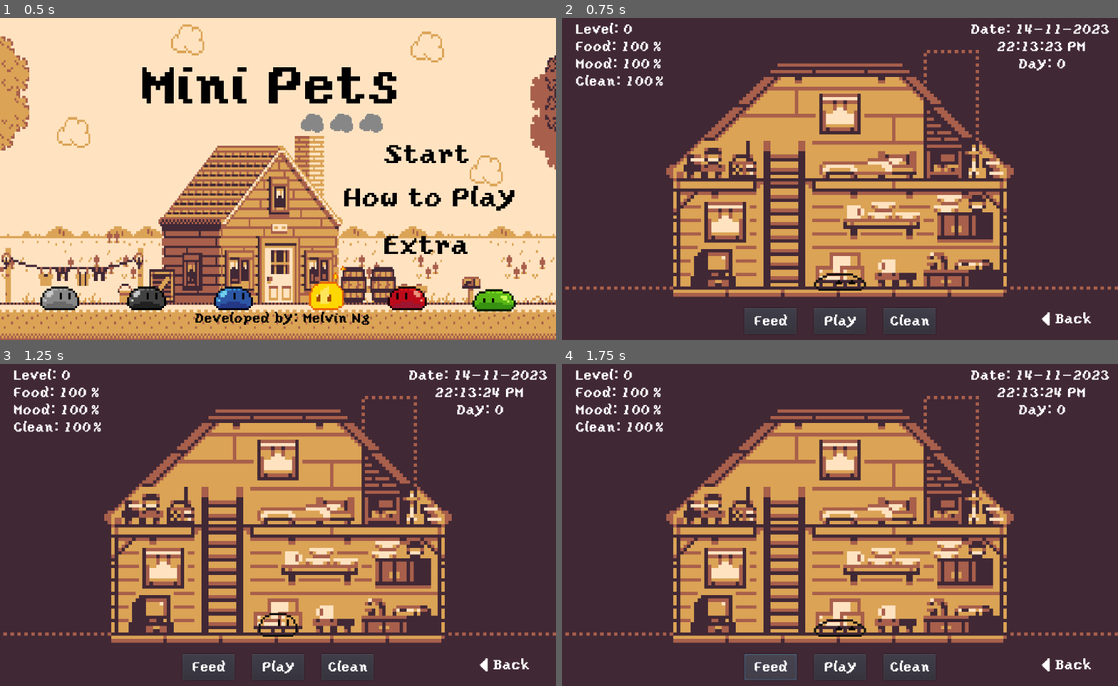
Above: before the commit, frames 1-4 (two rows, left to right).
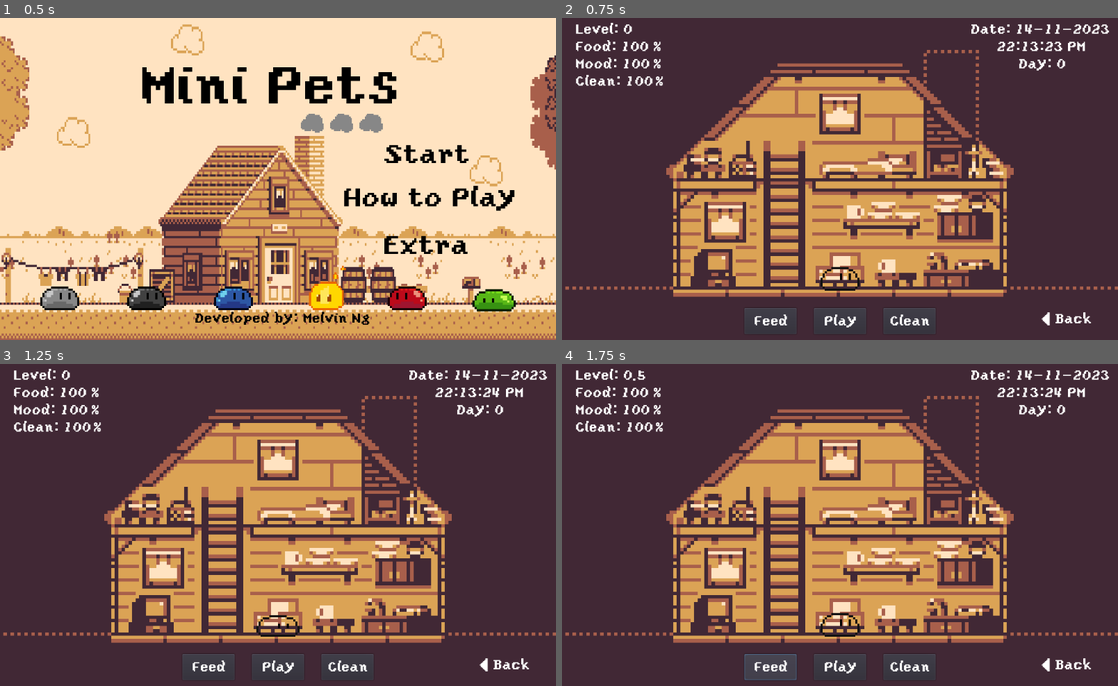
Above: after the commit, the same moments.

Repository: melvincwng/mini-pets
Game: Godot game, scene res://Scenes/MainMenu.tscn
The game is run twice, just before and just after one commit, with the same random seed, the same clock (stepped at 60 frames per second) and the same inputs.
Inputs:
- Up to frame 1 (0.5 s): no input
- Up to frame 2 (0.75 s): click "Start" at 0.5 s
- Up to frame 3 (1.25 s): no input
- Up to frame 4 (1.75 s): click "Feed" at 1.25 s

Frame 1 is identical in both runs. In frame 2, 0.2% of the frame differs, in the area x 45-55%, y 77-85%; in frame 3, 0.2%; in frame 4, 0.2%, in the area x 12-55%, y 1-85%.

Commit message:
Implement Signal.gd script & Connect the feed-button & MainScene.tscn

Diff:
--- /dev/null
+++ b/Scenes/Feed button.gd
@@ -0,0 +1,12 @@
+extends Button
+
+# Called when the node enters the scene tree for the first time.
+func _ready():
+	pass # Replace with function body.
+
+# Called every frame. 'delta' is the elapsed time since the previous frame.
+func _process(delta):
+	pass
+
+func _on_Feed_button_pressed():
+	Signal.emit_signal("feed_pet")
--- a/Scenes/MainScene.gd
+++ b/Scenes/MainScene.gd
@@ -1,14 +1,24 @@
 extends Node2D
+
+var level = 0 # need to save this variable
 
 onready var dateLabel = $Date
 onready var timeLabel = $Time
 onready var dayLabel = $Day
-onready var startDay = OS.get_unix_time()
+onready var levelLabel = $Level
+onready var startDay = OS.get_unix_time() # need to find a way to store this... so the system knows how to calculate the number of days the pet has been growing
 
 # Called when the node enters the scene tree for the first time.
 func _ready():
-	pass # Replace with function body.
+	Signal.connect("feed_pet", self, "increase_level")
+	Signal.connect("play_pet", self, "increase_level")
+	Signal.connect("clean_pet", self, "increase_level")
 
+func increase_level():
+	level += 0.5
+	var levelString = "Level: " + str(level)
+	levelLabel.clear()
+	levelLabel.set_text(levelString)
 
 # Called every frame. 'delta' is the elapsed time since the previous frame.
 func _process(delta):
--- a/Scenes/MainScene.tscn
+++ b/Scenes/MainScene.tscn
@@ -10,6 +10,7 @@
 [ext_resource path="res://Font/yoster-island.regular.ttf" type="DynamicFontData" id=8]
 [ext_resource path="res://Scenes/MainScene.gd" type="Script" id=9]
 [ext_resource path="res://Scenes/Back button.gd" type="Script" id=10]
+[ext_resource path="res://Scenes/Feed button.gd" type="Script" id=11]
 
 [sub_resource type="SpriteFrames" id=1]
 animations = [ {
@@ -85,7 +86,6 @@
 position = Vector2( 512, 440 )
 scale = Vector2( 4, 4 )
 frames = SubResource( 1 )
-frame = 2
 playing = true
 __meta__ = {
 "_edit_lock_": true
@@ -94,12 +94,11 @@
 [node name="Level" type="RichTextLabel" parent="."]
 margin_left = 24.0
 margin_top = 8.0
-margin_right = 129.0
+margin_right = 544.0
 margin_bottom = 42.0
 custom_fonts/normal_font = SubResource( 2 )
 text = "Level: 0"
 __meta__ = {
-"_edit_lock_": true,
 "_edit_use_anchors_": false
 }
 
@@ -201,6 +200,7 @@
 custom_fonts/normal_font = SubResource( 4 )
 text = "00:00:00 AM"
 __meta__ = {
+"_edit_lock_": true,
 "_edit_use_anchors_": false
 }
 
@@ -212,6 +212,7 @@
 custom_fonts/normal_font = SubResource( 2 )
 text = "Day: 0"
 __meta__ = {
+"_edit_lock_": true,
 "_edit_use_anchors_": false
 }
 
@@ -220,6 +221,7 @@
 margin_top = 536.0
 margin_right = 432.0
 margin_bottom = 584.0
+script = ExtResource( 11 )
 __meta__ = {
 "_edit_lock_": true,
 "_edit_use_anchors_": false
@@ -305,4 +307,5 @@
 text = "< Back"
 align = 1
 valign = 1
+[connection signal="pressed" from="Feed button" to="Feed button" method="_on_Feed_button_pressed"]
 [connection signal="pressed" from="Back button" to="Back button" method="_on_Back_button_pressed"]
--- /dev/null
+++ b/Scenes/Signal.gd
@@ -0,0 +1,5 @@
+extends Node2D
+
+signal feed_pet
+signal play_pet
+signal clean_pet
--- a/project.godot
+++ b/project.godot
@@ -18,6 +18,10 @@
 config/name="Mini Pets"
 run/main_scene="res://Scenes/MainMenu.tscn"
 config/icon="res://icon.png"
+
+[autoload]
+
+Signal="*res://Scenes/Signal.gd"
 
 [display]
 
Not shown: 1 places in Scenes/MainScene.tscn that only renumber resources
